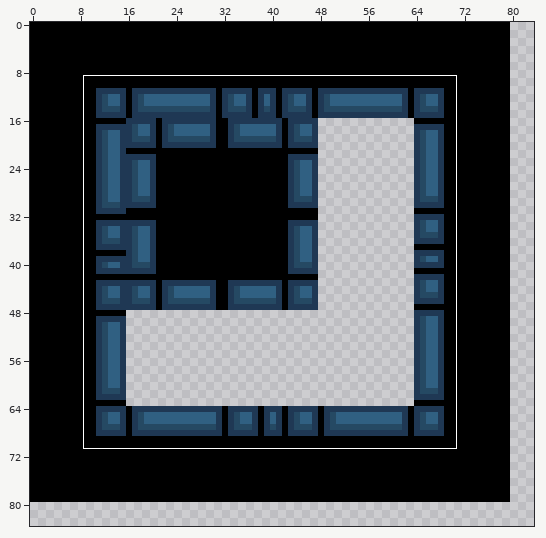
File history of a pixel-art file, examples/vacuum-outlaw/src/main/resources/tilesets/StationOne_walls.aseprite. Above: a wide view before the commit, with the close-up outlined.
Close-up. Before:
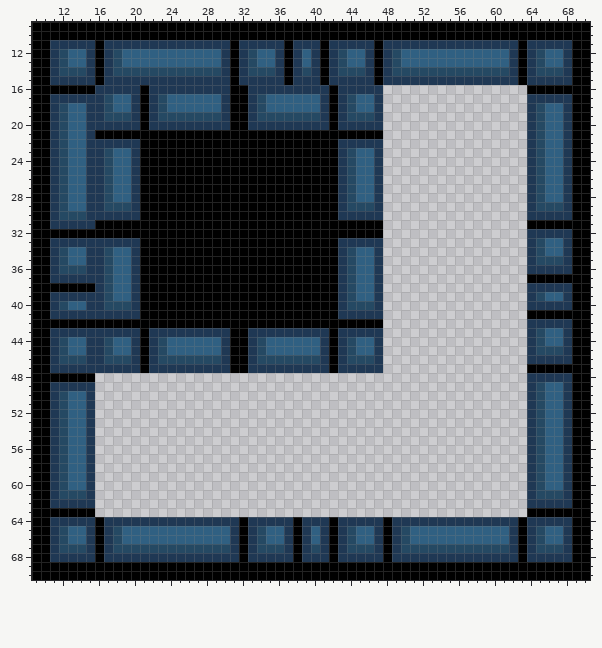
256x256 pixels, 1 frame. Shown: x 9..70, y 9..70. The wide view leaves out empty margins.
The same view after the edit:
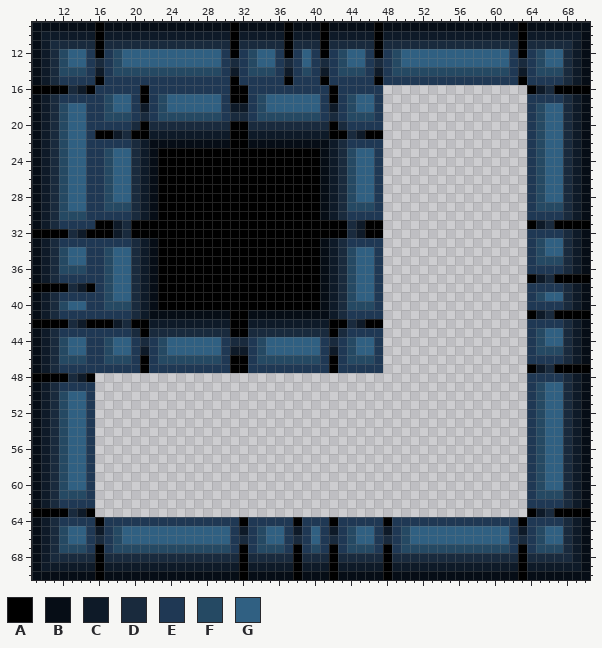
Palette (. is transparent): A #000000  B #060d16  C #0e1a28  D #192a3d  E #1f3854  F #254963  G #306082
From old to new:
Changed rows in their new state; - is an unchanged pixel.
first column x 9:
 9 BBBBBBB-BBBBBBBBBBBBBB-BBBBB-BBB-BBBBB-BBBBBBBBBBBBBBB-BBBBBBB
10 BCCCCCC-CCCCCCCCCCCCCC-CCCCC-CCC-CCCCC-CCCCCCCCCCCCCCC-CCCCCCB
11 BCDDDDD-DDDDDDDDDDDDDD-DDDDD-DDD-DDDDD-DDDDDDDDDDDDDDD-DDDDDCB
12 BCD--------------------------------------------------------DCB
13 BCD----D--------------D-----D---D-----D---------------D----DCB
14 BCD----C--------------C-----C---C-----C---------------C----DCB
15 BCD--------------------------------------------------------DCB
16 ----DC--------------------------------------------------CD----
17 BCD--------------------------------------------------------DCB
18 BCD---------C---------CC---------C-------------------------DCB
19 BCD---------D---------DD---------D-------------------------DCB
20 BCD--------D-DDDDDDDDD--DDDDDDDDD-D------------------------DCB
21 BCD------CD--CCCCCCCCC--CCCCCCCCC--DC----------------------DCB
22 BCD--------DCBBBBBBBBB--BBBBBBBBBCD------------------------DCB
23 BCD--------DCB------------------BCD------------------------DCB
24 BCD--------DCB------------------BCD------------------------DCB
25 BCD--------DCB------------------BCD------------------------DCB
26 BCD--------DCB------------------BCD------------------------DCB
27 BCD--------DCB------------------BCD------------------------DCB
28 BCD--------DCB------------------BCD------------------------DCB
29 BCD--------DCB------------------BCD------------------------DCB
30 BCD--------DCB------------------BCD------------------------DCB
31 BCD------CD------------------------DC-------------------CD----
32 ----DC---CD------------------------DC----------------------DCB
33 BCD--------DCB------------------BCD------------------------DCB
34 BCD--------DCB------------------BCD------------------------DCB
35 BCD--------DCB------------------BCD------------------------DCB
36 BCD--------DCB------------------BCD------------------------DCB
37 BCD--------DCB------------------BCD---------------------CD----
38 ----DC-----DCB------------------BCD------------------------DCB
39 BCD--------DCB------------------BCD------------------------DCB
40 BCD--------DCB------------------BCD------------------------DCB
41 BCD--------DCBBBBBBBBB--BBBBBBBBBCD---------------------CD----
42 ----DC---CD--CCCCCCCCC--CCCCCCCCC--DC----------------------DCB
43 BCD--------D-DDDDDDDDD--DDDDDDDDD-D------------------------DCB
44 BCD---------D---------DD---------D-------------------------DCB
45 BCD---------C---------CC---------C-------------------------DCB
46 BCD--------------------------------------------------------DCB
47 BCD-----------------------------------------------------CD----
48 ----DC-----------------------------------------------------DCB
49 BCD--------------------------------------------------------DCB
50 BCD--------------------------------------------------------DCB
51 BCD--------------------------------------------------------DCB
52 BCD--------------------------------------------------------DCB
53 BCD--------------------------------------------------------DCB
54 BCD--------------------------------------------------------DCB
55 BCD--------------------------------------------------------DCB
56 BCD--------------------------------------------------------DCB
57 BCD--------------------------------------------------------DCB
58 BCD--------------------------------------------------------DCB
59 BCD--------------------------------------------------------DCB
60 BCD--------------------------------------------------------DCB
61 BCD--------------------------------------------------------DCB
62 BCD--------------------------------------------------------DCB
63 ----DC--------------------------------------------------CD----
64 BCD--------------------------------------------------------DCB
65 BCD----C---------------C-----C---C-----C--------------C----DCB
66 BCD----D---------------D-----D---D-----D--------------D----DCB
67 BCD--------------------------------------------------------DCB
68 BCDDDDD-DDDDDDDDDDDDDDD-DDDDD-DDD-DDDDD-DDDDDDDDDDDDDD-DDDDDCB
69 BCCCCCC-CCCCCCCCCCCCCCC-CCCCC-CCC-CCCCC-CCCCCCCCCCCCCC-CCCCCCB
70 BBBBBBB-BBBBBBBBBBBBBBB-BBBBB-BBB-BBBBB-BBBBBBBBBBBBBB-BBBBBBB
Where, in picture pixels (left, top, right, bottom), the same in both close-ups:
changed: (32, 22, 590, 580)
